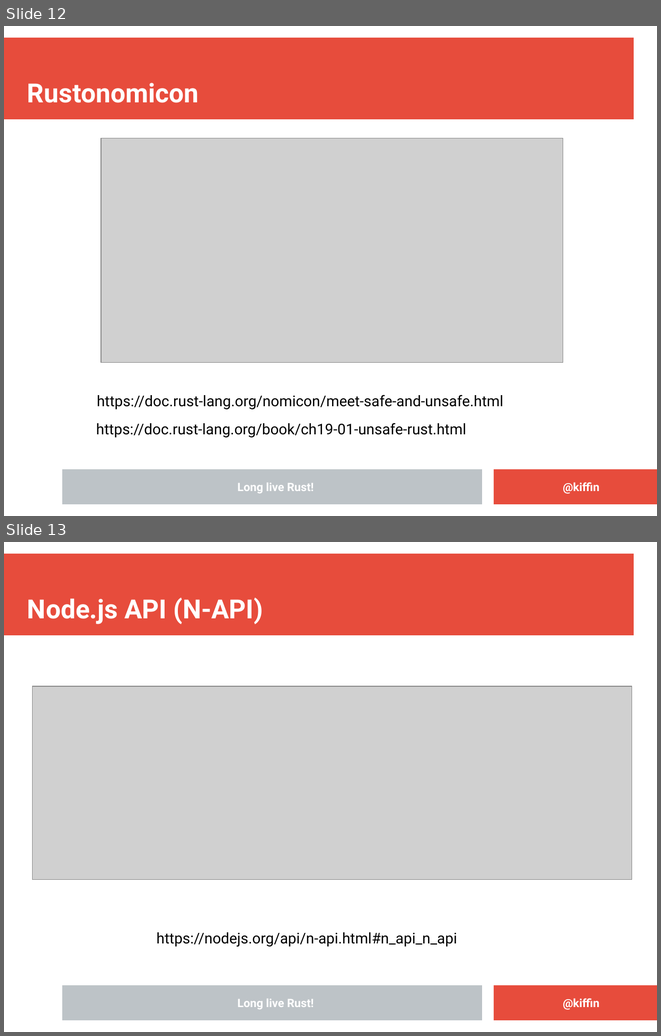
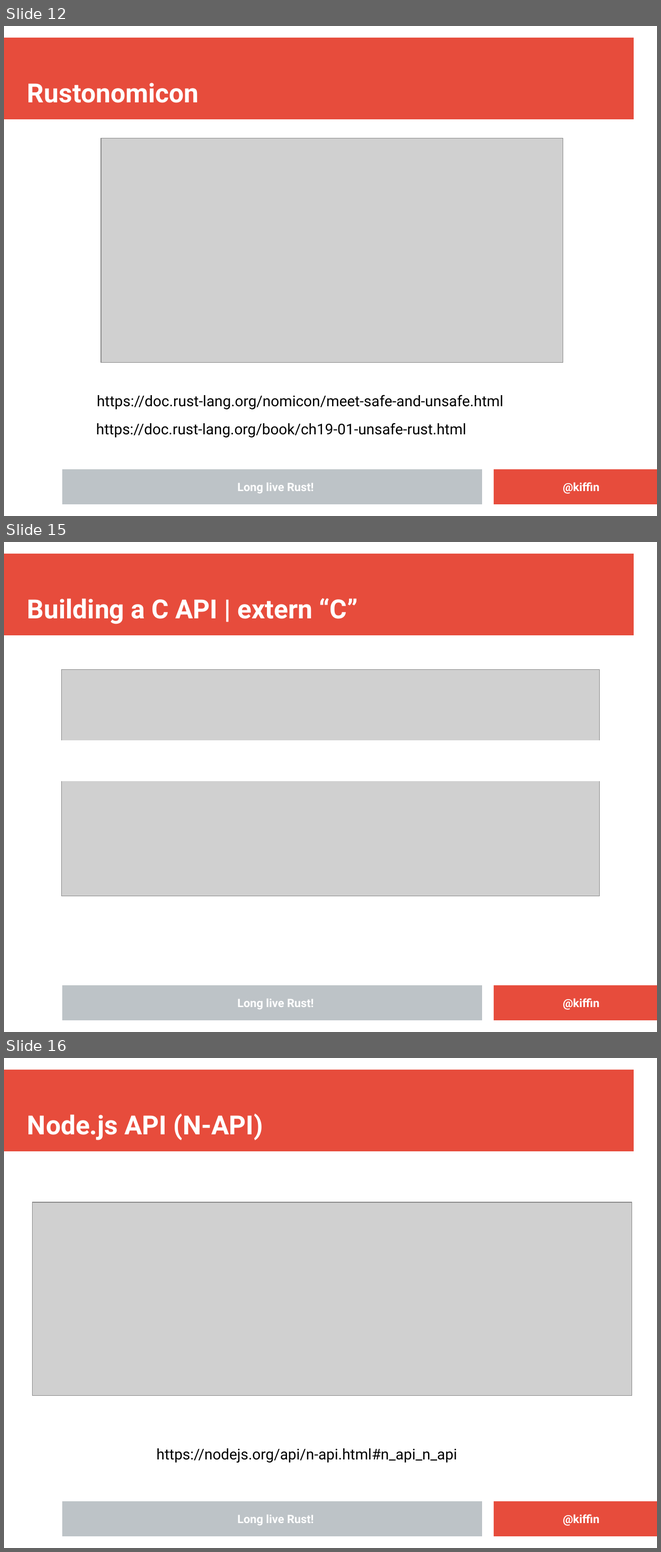
Before and after one commit to kgish/rust-node-addon-template, a slide deck: presentation/Embedding-Rust-in-NodeJS-applications.odp. Shown one above the other, each under a label of ours: slides 12 and 13 before the commit, slides 12, 15 and 16 after it; the slides between them are not shown. The pictures are 661x1036 and 661x1552 pixels, drawn with LibreOffice and Linux fonts; fonts in the diff are those of the drawing; grey boxes stand for pictures; background and template pictures are left out. Boxes give left, top, right and bottom in pixels: in the first picture for what was removed or moved away, otherwise in the second. Text is boxed around its words. In the diff, an @@ line names an element or a change of style, - is before the commit and + after.

```diff
--- a/presentation/Embedding-Rust-in-NodeJS-applications.odp
+++ b/presentation/Embedding-Rust-in-NodeJS-applications.odp
@@ slide 15 added at bbox=[4, 542, 657, 1032], background #FFFFFF; not listed: 3 template elements that a slide beside it also shows @@
@@ title added at bbox=[27, 598, 358, 624], 32 pt, text #FFFFFF, bold @@
+Building a C API | extern “C”
@@ picture added at bbox=[61, 669, 600, 896] @@
@@ rectangle added at bbox=[45, 715, 289, 721], fill #FFFFFF, outline #FFFFFF 0 pt @@
@@ rectangle added at bbox=[61, 741, 608, 781], fill #FFFFFF, outline #FFFFFF 0 pt @@
@@ text added at bbox=[237, 998, 314, 1009], 14 pt, text #FFFFFF, bold @@
+Long live Rust!
@@ text added at bbox=[563, 998, 599, 1009], 14 pt, text #FFFFFF, bold @@
+@kiffin
@@ what was slide 13 is now slide 16 @@
```
Also in this commit, not shown: 2 other slides added, 4 other files.
